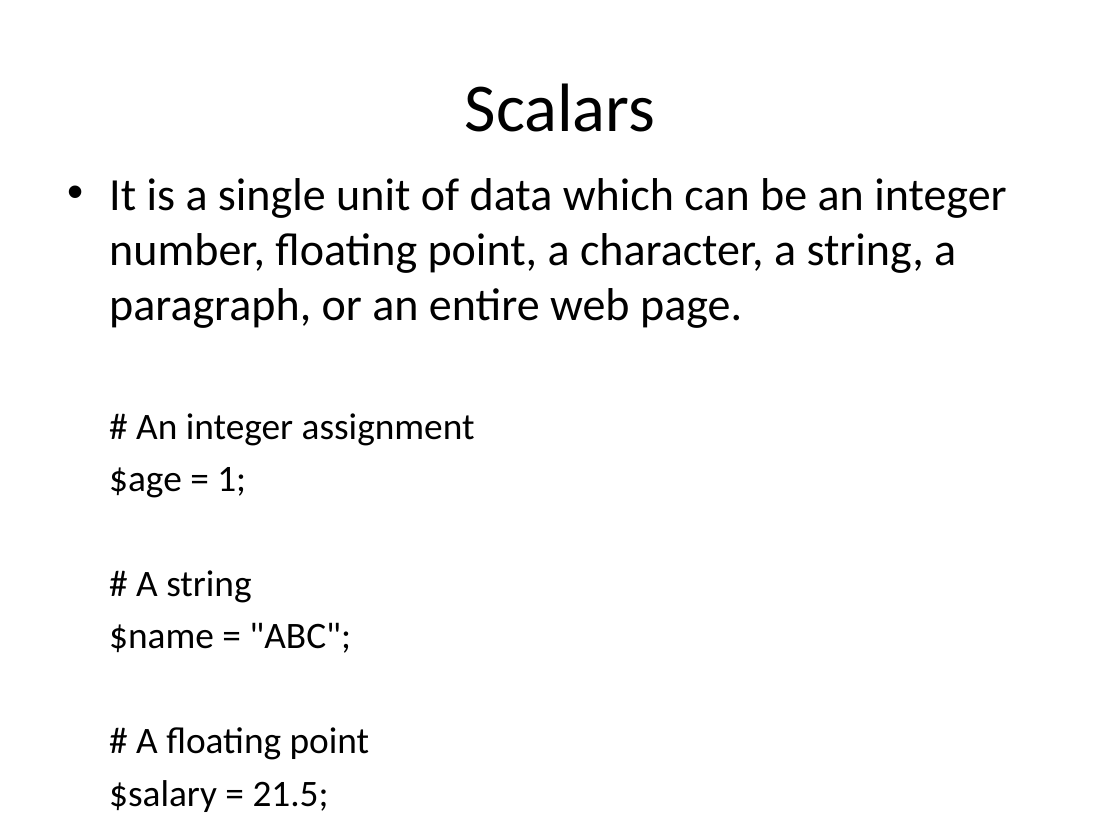
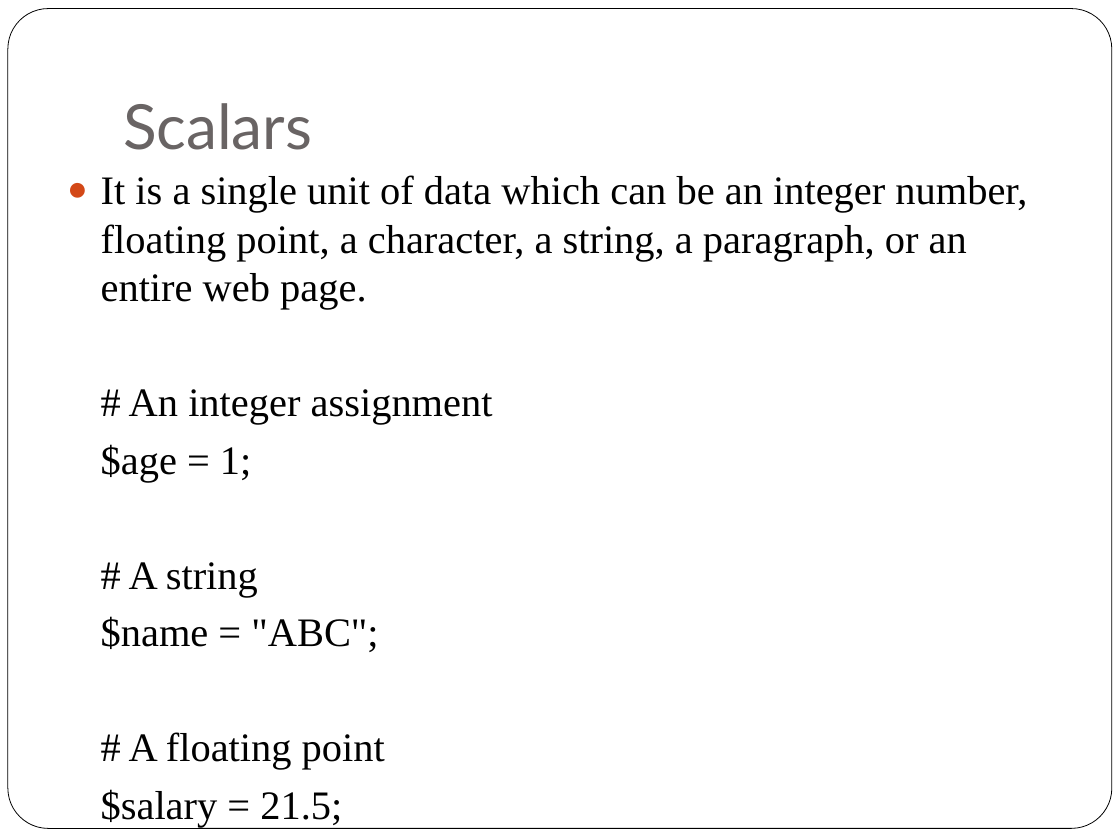
Before and after one commit to srivalli-project/BI_Team_Status, a slide deck: slide 59 of Santhoshi/PerlBasics.pptx (slide 31 before the commit). Drawn at 1120x840 pixels with LibreOffice and Linux fonts; fonts in the diff are those of the drawing. Boxes give left, top, right and bottom in pixels: in the first picture for what was removed or moved away, otherwise in the second. Text is boxed around its words. In the diff, an @@ line names an element or a change of style, - is before the commit and + after.

```diff
--- a/Santhoshi/PerlBasics.pptx
+++ b/Santhoshi/PerlBasics.pptx
@@ rounded rectangle added at [8, 9, 1112, 829], fill #FFFFFF, outline #000000 0.5 pt @@
@@ title "Scalars": place and size @@
-title "Scalars" at [465, 83, 656, 132]
+title "Scalars" at [123, 103, 312, 150]
@@ title "Scalars" at [123, 103, 312, 150]: size 44 to 40 pt, font Calibri to Lato, text colour #000000 to #696464; alignment centre to left; vertical alignment middle to bottom @@
@@ text "It is a single unit ..." at [101, 175, 1027, 770]: size 29.6 to 26 pt in "It is a single unit of data ..."; font Calibri to Times New Roman; size 24.1 to 26 pt in "# An integer assignment", "$age = 1;", "# A string", "$name = "ABC";" and 2 more places; bullet • to ●; indent changed @@
```
Also in this commit, not shown: 47 other slides changed, 28 slides added, 3 other files.
